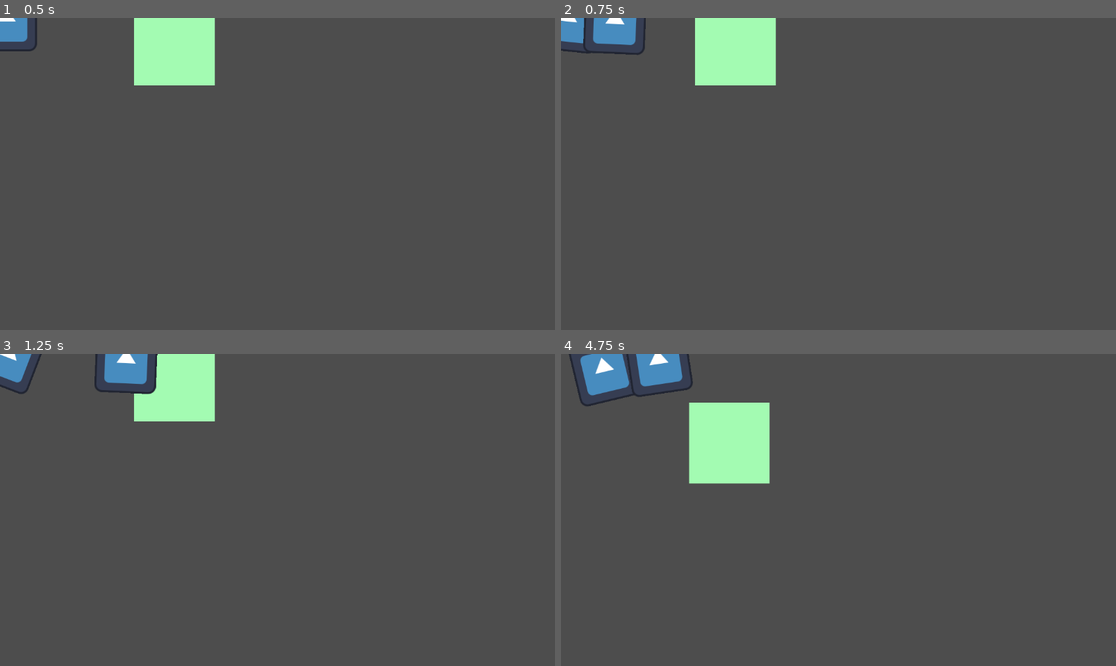
Above: before the commit, frames 1-4 (two rows, left to right).
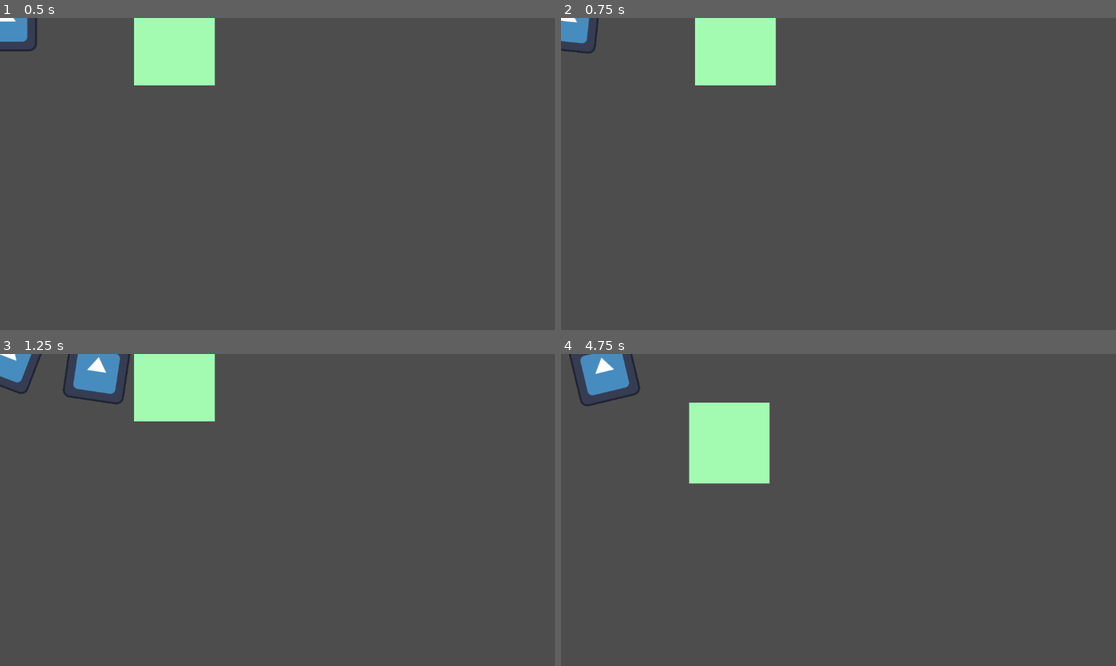
Above: after the commit, the same moments.

Repository: Cmanatron/FishRoguelike
Game: Godot game, scene res://Levels/TestLevel.tscn
The game is run twice, just before and just after one commit, with the same random seed, the same clock (stepped at 60 frames per second) and the same inputs. This scene is started directly instead of the project's main scene. The engine's default icon, where the game draws it, is replaced by a stand-in: a white triangle on a blue panel in a dark square.
Inputs:
- Up to frame 1 (0.5 s): no input
- Up to frame 2 (0.75 s): tap Enter at 0.5 s; hold D (right) from 0.53 s (still down); tap Space (shoot, bound only before the commit) at 0.6 s
- Up to frame 3 (1.25 s): keep holding D (right); tap Right (shootA, bound only after the commit) at 0.8 s
- Up to frame 4 (4.75 s): release D (right) at 1.28 s; hold A (left) 1.28-2.03 s; tap Right (shootA, bound only after the commit) at 1.35, 3.05, 3.6 s; tap Down (shootB, bound only after the commit) at 1.55, 2.1, 3.8, 4.35 s; tap Space (shoot, bound only before the commit) at 2, 2.3, 2.85, 4.55 s; hold D (right) 2.03-2.78 s; hold W (up) 2.78-3.53 s; hold A (left) from 3.53 s (still down)

Frame 1 is identical in both runs. In frame 2, 0.8% of the frame differs, in the area x 4-16%, y 0-12%; in frame 3, 1.7%, in the area x 11-29%, y 0-17%; in frame 4, 0.9%.

Commit message:
Shock
Shock Barrier almost done

Diff:
--- a/Player/player.gd
+++ b/Player/player.gd
@@ -11,8 +11,16 @@
 @export var damage:int = 50
 @export var bulletSize:float = 1
 @export var attackSpeed:float = 3
+
+@export var grenades:int = 0
+var dropReady:bool = true
+@export var batteries:int =0
+var shockReady:bool = true
+
 var isReady:bool = true
 var bullet = preload("res://Player/Bullet.tscn")
+var barrier = preload("res://Player/shock.tscn")
+#var grenade = preload("")
 
 func refill():
 	if(air<airMax):
@@ -26,6 +34,15 @@
 	shot.scale.x =bulletSize
 	shot.scale.y = bulletSize
 	shot.transform = $Emitter.global_transform
+
+
+func shock():
+	var barrierUp = barrier.instantiate()
+	$".".add_child(barrierUp)
+	barrierUp.scale.x= bulletSize
+	barrierUp.scale.y=bulletSize
+
+
 
 func _physics_process(delta: float) -> void:
 	#Movement Controller
@@ -56,10 +73,13 @@
 	#print(air)
 
 	#Shooting Controller
-	if(Input.is_action_just_pressed("shoot") and isReady):
+	if((Input.is_action_just_pressed("shootA")) and isReady):
 		isReady = false
 		shoot()
 		$Cooldown.start(attackSpeed)
+	elif(Input.is_action_just_pressed("shootB") and dropReady):
+		dropReady = false
+
 
 
 
--- a/Player/player.tscn
+++ b/Player/player.tscn
@@ -23,4 +23,8 @@
 
 [node name="Cooldown" type="Timer" parent="." unique_id=748646171]
 
+[node name="DropTimer" type="Timer" parent="." unique_id=151626841]
+
+[node name="ShockTimer" type="Timer" parent="." unique_id=1227381911]
+
 [connection signal="timeout" from="Cooldown" to="." method="_on_cooldown_timeout"]
--- /dev/null
+++ b/Player/shock.tscn
@@ -0,0 +1,12 @@
+[gd_scene format=3 uid="uid://cjbjx3q8bbsba"]
+
+[sub_resource type="CircleShape2D" id="CircleShape2D_tjdei"]
+radius = 155.19342
+
+[node name="Shock" type="Node2D" unique_id=258442079]
+
+[node name="Area2D" type="Area2D" parent="." unique_id=2131219538]
+
+[node name="CollisionShape2D" type="CollisionShape2D" parent="Area2D" unique_id=326748559]
+shape = SubResource("CircleShape2D_tjdei")
+debug_color = Color(0.64693975, 0.5229238, 0.057132177, 0.41960785)
--- a/project.godot
+++ b/project.godot
@@ -42,9 +42,19 @@
 "events": [Object(InputEventKey,"resource_local_to_scene":false,"resource_name":"","device":-1,"window_id":0,"alt_press …(192 unchanged characters)…
 ]
 }
-shoot={
+shootA={
 "deadzone": 0.2,
-"events": [Object(InputEventKey,"resource_local_to_scene":fa …(140 unchanged characters)… d":false,"keycode":0,"physical_keycode":32,"key_label":0,"unicode":32,"location":0,"echo":false,"script":null)
+"events": [Object(InputEventKey,"resource_local_to_scene":fa …(140 unchanged characters)… d":false,"keycode":0,"physical_keycode":4194321,"key_label":0,"unicode":0,"location":0,"echo":false,"script":null)
+]
+}
+shootB={
+"deadzone": 0.2,
+"events": [Object(InputEventKey,"resource_local_to_scene":false,"resource_name":"","device":-1,"window_id":0,"alt_pressed":false,"shift_pressed":false,"ctrl_pressed":false,"meta_pressed":false,"pressed":false,"keycode":0,"physical_keycode":4194322,"key_label":0,"unicode":0,"location":0,"echo":false,"script":null)
+]
+}
+shootC={
+"deadzone": 0.2,
+"events": [Object(InputEventKey,"resource_local_to_scene":false,"resource_name":"","device":-1,"window_id":0,"alt_pressed":false,"shift_pressed":false,"ctrl_pressed":false,"meta_pressed":false,"pressed":false,"keycode":0,"physical_keycode":4194319,"key_label":0,"unicode":0,"location":0,"echo":false,"script":null)
 ]
 }
 
